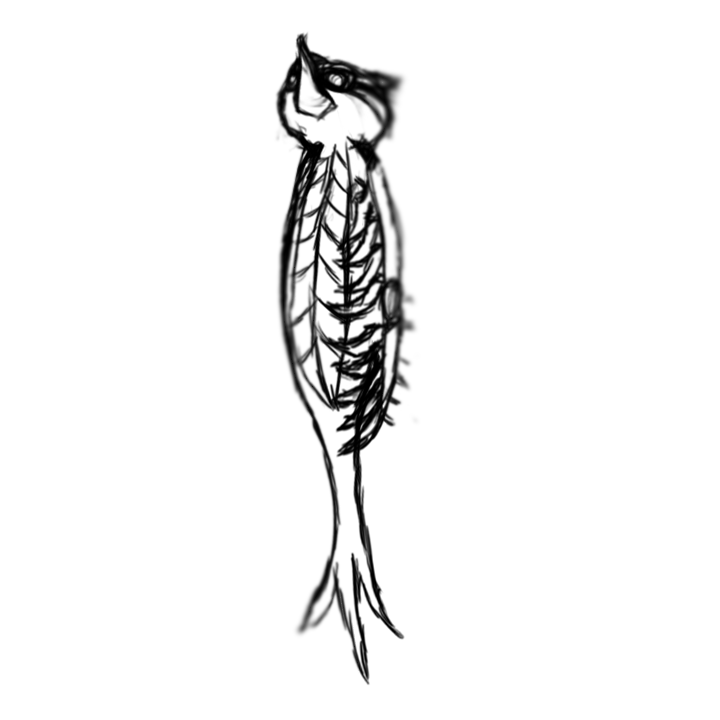
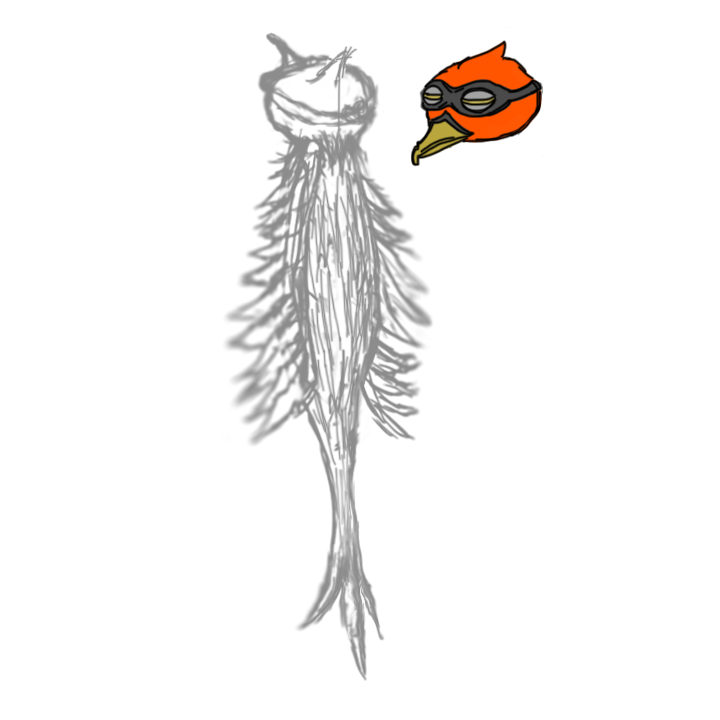
Comparing the layer stacks of the two w=720, h=720 images. Changes:
removed group "Group 1" (8 layers) over [222, 31, 491, 686]
added layer "head.png copy" above "Video Group 1" over [410, 27, 543, 167]
added group "Video Group 1" (45%) with 8 layers above "Background copy" over [222, 31, 484, 684]
added layer "Layer 2" in group "Video Group 1" over [258, 33, 418, 684]
showed "side copy", moved it into group "Video Group 1", painted on it over [229, 31, 439, 683]
added layer "3/4 back copy 2" in group "Video Group 1" over [222, 31, 444, 681]
showed "back", opacity 45% → 100%, moved it into group "Video Group 1", painted on it over [222, 31, 474, 682]
showed "3/4 back", moved it into group "Video Group 1", painted on it over [249, 31, 456, 683]
showed "side", moved it into group "Video Group 1", painted on it over [222, 31, 449, 679]
showed "3/4 front", moved it into group "Video Group 1", painted on it over [222, 31, 491, 680]
showed "front", opacity 55% → 100%, moved it into group "Video Group 1", painted on it over [222, 31, 489, 680]
renamed "3/4 front copy" to "Background copy", moved it out of group "Group 1", painted on it over [222, 27, 543, 686]
added group "Main" with 7 layers over [222, 27, 543, 686]
showed "head.png", moved it into group "Main" over [257, 35, 375, 179]
showed "body.png", moved it into group "Main" over [276, 134, 543, 511]
showed "left_wing.png", moved it into group "Main" over [344, 57, 543, 247]
showed "right_wing.png", moved it into group "Main" over [236, 129, 310, 296]
renamed "Layer 0" to "Background", showed it, moved it into group "Main", painted on it over [222, 27, 543, 686]
